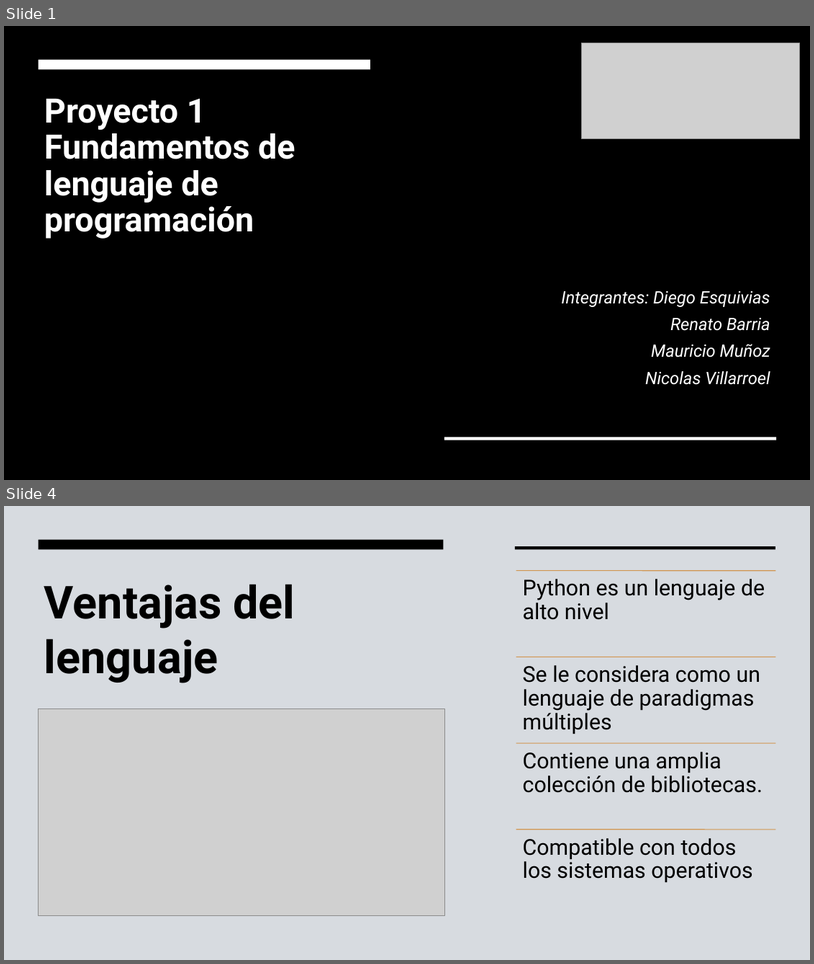
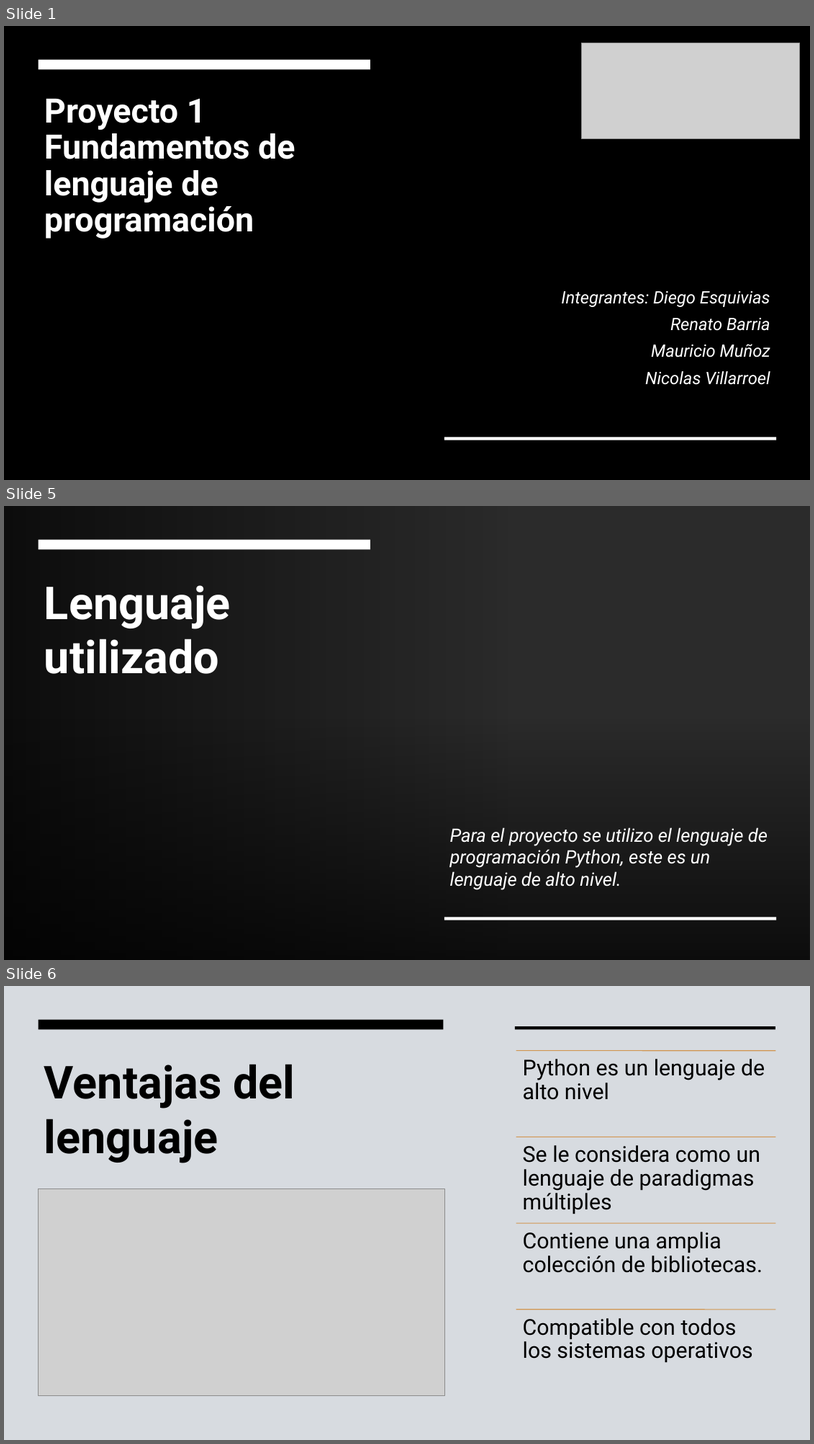
Before and after one commit to rbastronomy/taller1flp, a slide deck: PptFundamentos.pptx. Shown one above the other, each under a label of ours: slides 1 and 4 before the commit, slides 1, 5 and 6 after it; the slides between them are not shown. The pictures are 814x964 and 814x1444 pixels, drawn with LibreOffice and Linux fonts; fonts in the diff are those of the drawing; grey boxes stand for pictures; background and template pictures are left out; a plain dark background stands for a picture behind light text. Boxes give left, top, right and bottom in pixels: in the first picture for what was removed or moved away, otherwise in the second. Text is boxed around its words. In the diff, an @@ line names an element or a change of style, - is before the commit and + after.

```diff
--- a/PptFundamentos.pptx
+++ b/PptFundamentos.pptx
@@ slide 5 added at (4,506,810,960), background picture (left out) @@
@@ rectangle added at (4,506,810,960), fill #E2E5E8 @@
@@ rectangle added at (4,506,509,960), fill gradient #000000 @@
@@ rectangle added at (39,540,370,549), fill #FFFFFF @@
@@ title added at (44,585,231,674), 54 pt, text #FFFFFF, bold @@
+Lenguaje utilizado
@@ rectangle added at (4,718,810,960), fill gradient #000000 @@
@@ text added at (450,827,768,890), 22 pt, text #FFFFFF, italic @@
+Para el proyecto se utilizo el lenguaje de programación Python, este es un lenguaje de alto nivel.
@@ rectangle added at (445,917,777,920), fill #FFFFFF @@
@@ what was slide 4 is now slide 6 @@
```
Also in this commit, not shown: 4 other slides added, 4 slides removed, 1 other file.
